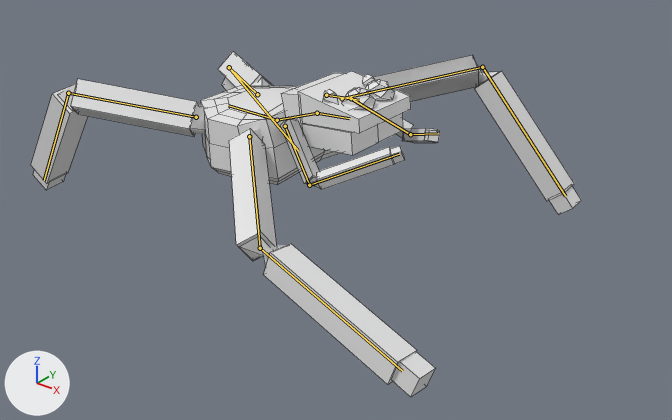
Before and after pictures for a commit that changed the Blender file Assets/SpiderWolfBlender.blend.
Rendered twice from a camera (50 mm lens) standing at (5.74, -6.6, 4.31) and looking at (0.41, 0.06, 0.18). Lighting does not change. The marker at lower left points along +X, +Y and +Z. Both versions are drawn at frame 6 of the action 'Walk'; the numbers are the values there. The bones that bend it are drawn over the model as lines. Mesh edges are drawn as thin lines.
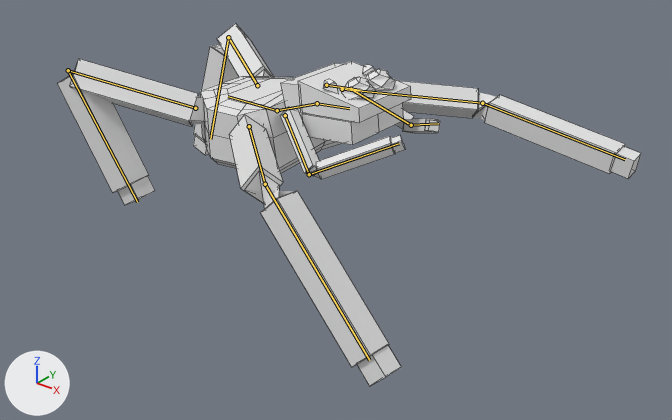
Edits to the scene script, one JSON object a line:
```json
{"block": "bone_frontbody", "where": "bone_frontbody = bpy.data.objects['Armature'].pose.bones['FrontBody']"}
{"op": "set", "path": "bone_frontbody.location", "old": "(0.0, 0.0, 0.0)", "new": "(-0.1, 0.0, 0.0)"}
{"block": "bone_upperlegl", "where": "bone_upperlegl = bpy.data.objects['Armature'].pose.bones['UpperLegL']  # child of 'FrontBody'"}
{"op": "set", "path": "bone_upperlegl.rotation_quaternion", "old": "(0.839, 0.133, 0.357, -0.388)", "new": "(0.739, 0.045, 0.528, -0.406)", "note": "degrees (-4, 45, -51) -> degrees (-40, 55, -79)"}
{"block": "bone_lowerlegl", "where": "bone_lowerlegl = bpy.data.objects['Armature'].pose.bones['LowerLegL']  # child of 'UpperLegL'"}
{"op": "set", "path": "bone_lowerlegl.rotation_quaternion", "old": "(0.533, -0.566, -0.626, -0.06)", "new": "(0.412, -0.128, -0.852, -0.297)", "note": "degrees (-129, -47, 72) -> degrees (-40, -129, 2)"}
{"block": "bone_upperlegr", "where": "bone_upperlegr = bpy.data.objects['Armature'].pose.bones['UpperLegR']  # child of 'FrontBody'"}
{"op": "set", "path": "bone_upperlegr.rotation_quaternion", "old": "(0.677, -0.001, -0.611, 0.41)", "new": "(0.788, 0.09, -0.437, 0.395)", "note": "degrees (-63, -56, 99) -> degrees (-19, -51, 63)"}
{"block": "bone_lowerlegr", "where": "bone_lowerlegr = bpy.data.objects['Armature'].pose.bones['LowerLegR']  # child of 'UpperLegR'"}
{"op": "set", "path": "bone_lowerlegr.rotation_quaternion", "old": "(0.396, -0.091, 0.859, 0.312)", "new": "(0.499, -0.447, 0.684, 0.123)", "note": "degrees (-43, 133, -8) -> degrees (34, 122, 86)"}
{"block": "bone_backbody", "where": "bone_backbody = bpy.data.objects['Armature'].pose.bones['BackBody']"}
{"op": "set", "path": "bone_backbody.location", "old": "(0.0, 0.0, 0.0)", "new": "(0.0, 0.0, 0.1)"}
{"block": "bone_upperbacklegr", "where": "bone_upperbacklegr = bpy.data.objects['Armature'].pose.bones['UpperBackLegR']  # child of 'BackBody'"}
{"op": "set", "path": "bone_upperbacklegr.rotation_quaternion", "old": "(0.84, 0.348, 0.239, -0.34)", "new": "(0.838, 0.363, 0.18, -0.31)", "note": "degrees (33, 40, -32) -> degrees (38, 33, -29)"}
{"block": "bone_lowerbacklegr", "where": "bone_lowerbacklegr = bpy.data.objects['Armature'].pose.bones['LowerBackLegR']  # child of 'UpperBackLegR'"}
{"op": "set", "path": "bone_lowerbacklegr.rotation_quaternion", "old": "(0.423, -0.564, -0.677, -0.21)", "new": "(0.341, -0.917, -0.206, -0.026)", "note": "degrees (19, -126, -89) -> degrees (-141, -11, 21)"}
{"block": "bone_upperbacklegl", "where": "bone_upperbacklegl = bpy.data.objects['Armature'].pose.bones['UpperBackLegL']  # child of 'BackBody'"}
{"op": "set", "path": "bone_upperbacklegl.rotation_quaternion", "old": "(0.802, 0.143, -0.346, 0.465)", "new": "(0.837, 0.197, -0.248, 0.444)", "note": "degrees (-7, -44, 63) -> degrees (8, -36, 53)"}
{"block": "bone_lowerbacklegl", "where": "bone_lowerbacklegl = bpy.data.objects['Armature'].pose.bones['LowerBackLegL']  # child of 'UpperBackLegL'"}
{"op": "set", "path": "bone_lowerbacklegl.rotation_quaternion", "old": "(0.335, -0.872, 0.185, -0.304)", "new": "(0.401, -0.671, 0.553, -0.076)", "note": "degrees (-130, -24, -35) -> degrees (-133, 22, -70)"}
```

What differs and where, as boxes [x1, y1, x2, y2] in the pictures (672 x 420 px):
```json
{"object": "Cube.002", "change": "posed", "before": [31, 51, 581, 397], "after": [57, 23, 641, 386], "on screen": "6% wider"}
{"object": "Sphere.001", "change": "no longer drawn", "before": [323, 74, 395, 110]}
{"object": "Eyes", "change": "now drawn", "after": [323, 64, 395, 99]}
{"bone": "FrontBody", "before": "(277, 120) to (317, 113)", "after": "(277, 110) to (317, 103)"}
{"bone": "UpperLegL", "before": "(342, 98) to (482, 67)", "after": "(342, 89) to (482, 103)"}
{"bone": "LowerLegL", "before": "(482, 67) to (565, 196)", "after": "(482, 103) to (625, 159)"}
{"bone": "UpperLegR", "before": "(249, 136) to (260, 248)", "after": "(249, 126) to (265, 184)"}
{"bone": "LowerLegR", "before": "(260, 248) to (402, 371)", "after": "(265, 184) to (369, 360)"}
{"bone": "BackBody", "before": "(277, 120) to (228, 105)", "after": "(277, 110) to (228, 96)"}
{"bone": "UpperBackLegR", "before": "(196, 117) to (68, 93)", "after": "(195, 108) to (68, 70)"}
{"bone": "LowerBackLegR", "before": "(68, 93) to (44, 180)", "after": "(68, 70) to (137, 202)"}
{"bone": "UpperBackLegL", "before": "(257, 94) to (229, 67)", "after": "(257, 85) to (228, 37)"}
{"bone": "LowerBackLegL", "before": "(229, 67) to (298, 151)", "after": "(228, 37) to (210, 139)"}
```
